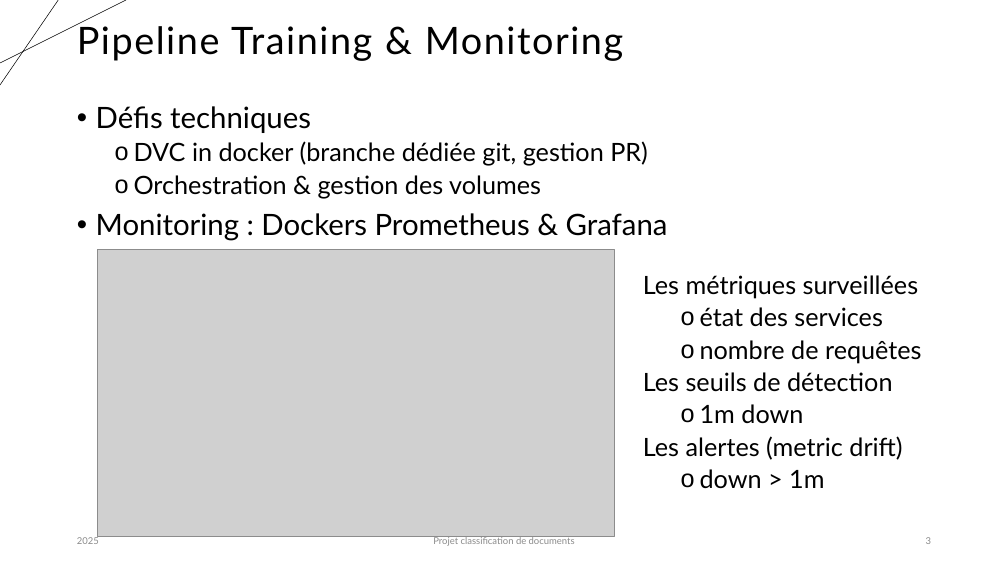
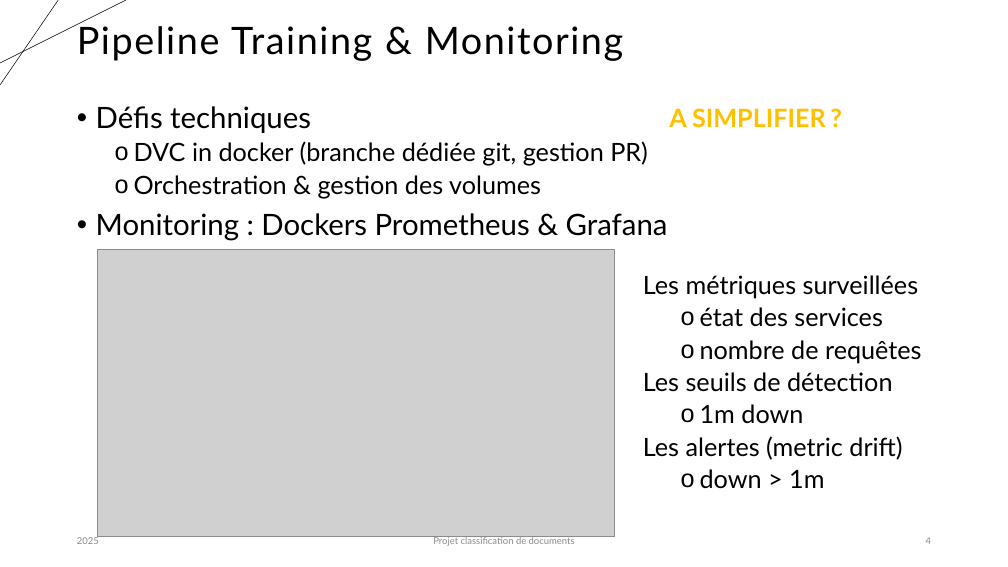
Before and after one commit to karned-formation/SEP24-MLOPS-SAKE, a slide deck: slide 4 of report/Projet_classification_MLOps_Partie2_Sarah.pptx (slide 3 before the commit). Drawn at 1008x567 pixels with LibreOffice and Linux fonts; fonts in the diff are those of the drawing; grey boxes stand for pictures. Boxes give left, top, right and bottom in pixels: in the first picture for what was removed or moved away, otherwise in the second. Text is boxed around its words. In the diff, an @@ line names an element or a change of style, - is before the commit and + after.

```diff
--- a/report/Projet_classification_MLOps_Partie2_Sarah.pptx
+++ b/report/Projet_classification_MLOps_Partie2_Sarah.pptx
@@ text added at [669,108,826,128], 24 pt, text #FFC000, bold @@
+A SIMPLIFIER ?
@@ page number at [926,537,931,544]: text changed @@
-3
+4
```
Also in this commit, not shown: 2 other slides changed, 1 slide added, 2 other files.
